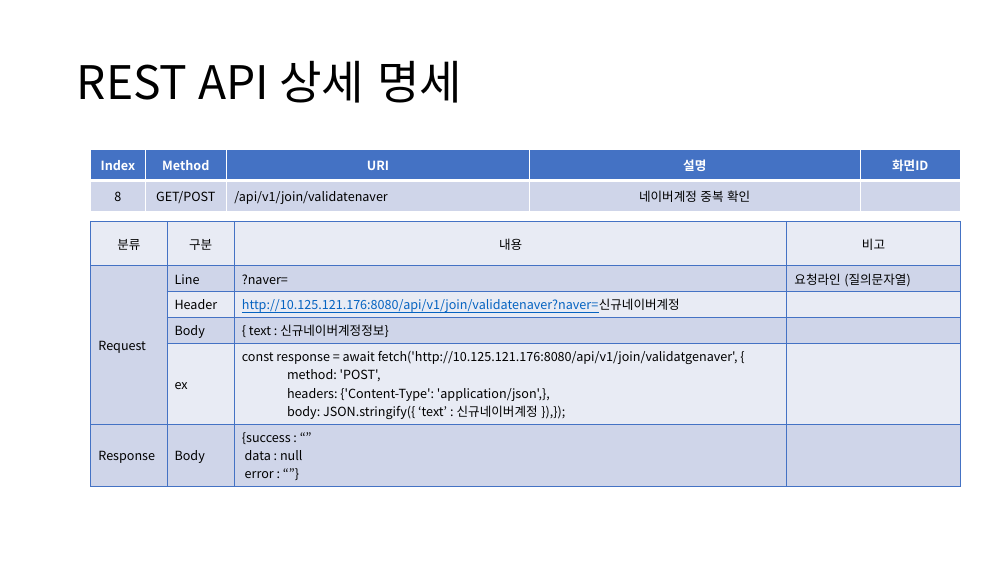
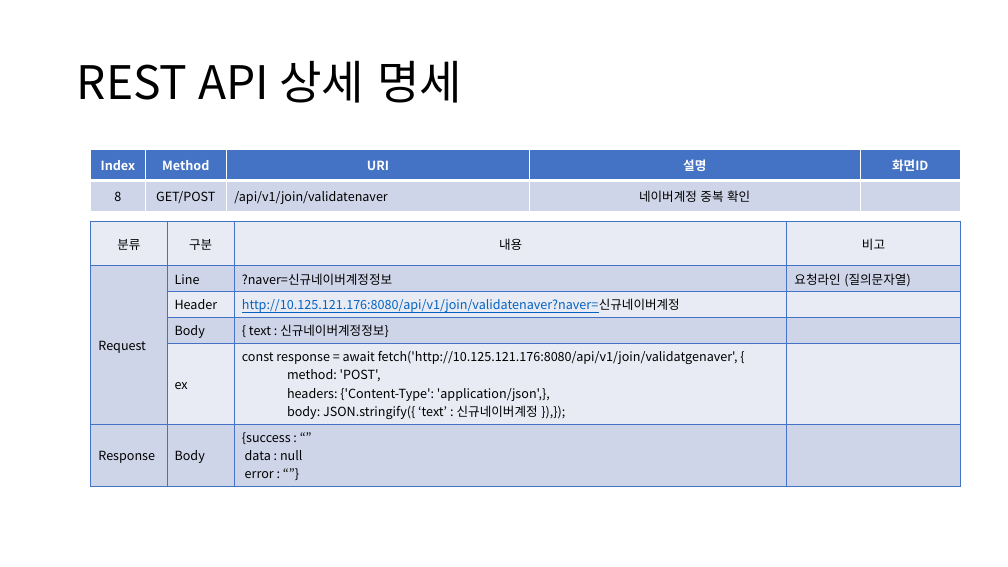
Before and after one commit to sujidaddy/workspace_miniproject, a slide deck: slide 30 of 미니프로젝트계획서제출용.pptx. Drawn at 1008x567 pixels with LibreOffice and Linux fonts; fonts in the diff are those of the drawing. Boxes give left, top, right and bottom in pixels: in the first picture for what was removed or moved away, otherwise in the second. Text is boxed around its words. In the diff, an @@ line names an element or a change of style, - is before the commit and + after.

```diff
--- a/미니프로젝트계획서제출용.pptx
+++ b/미니프로젝트계획서제출용.pptx
@@ table at (91,222,960,482) @@
-row 2, column 3: ?naver=
+row 2, column 3: ?naver=신규네이버계정정보
```
Also in this commit, not shown: 15 other slides changed, 38 other files.
